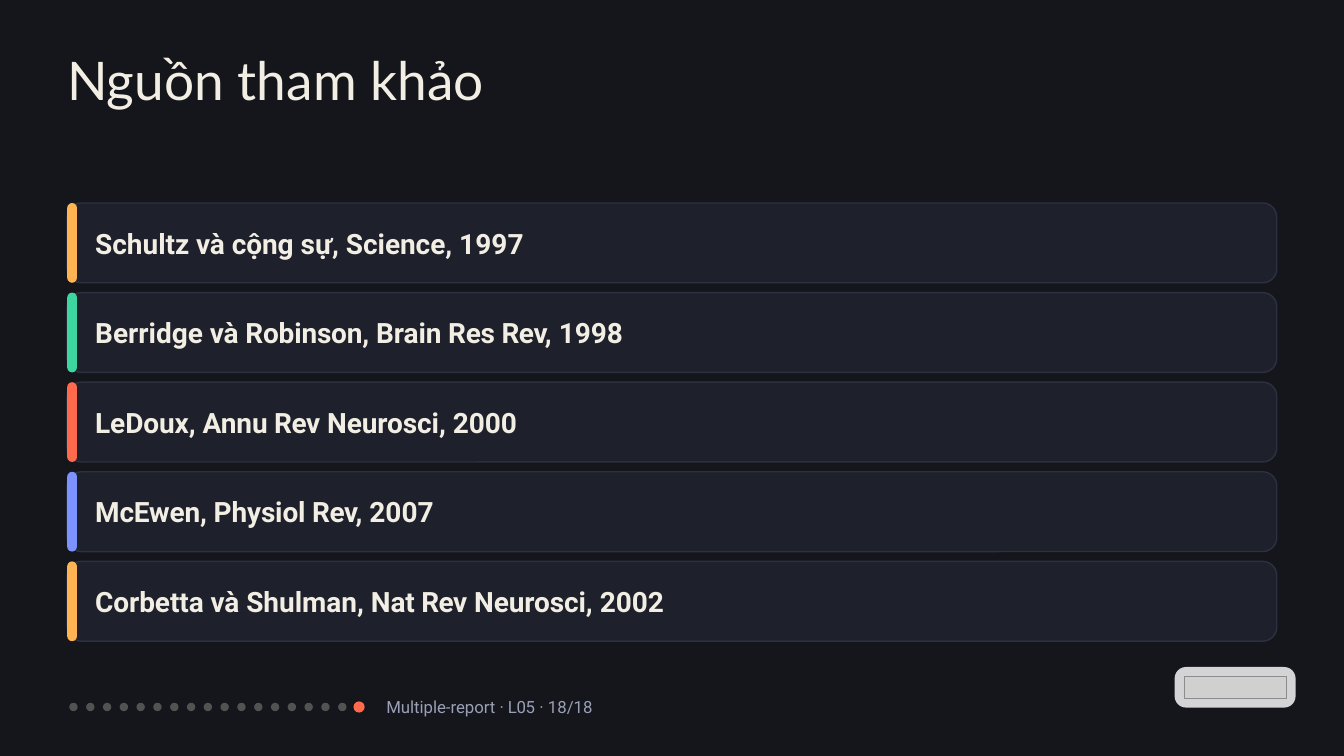
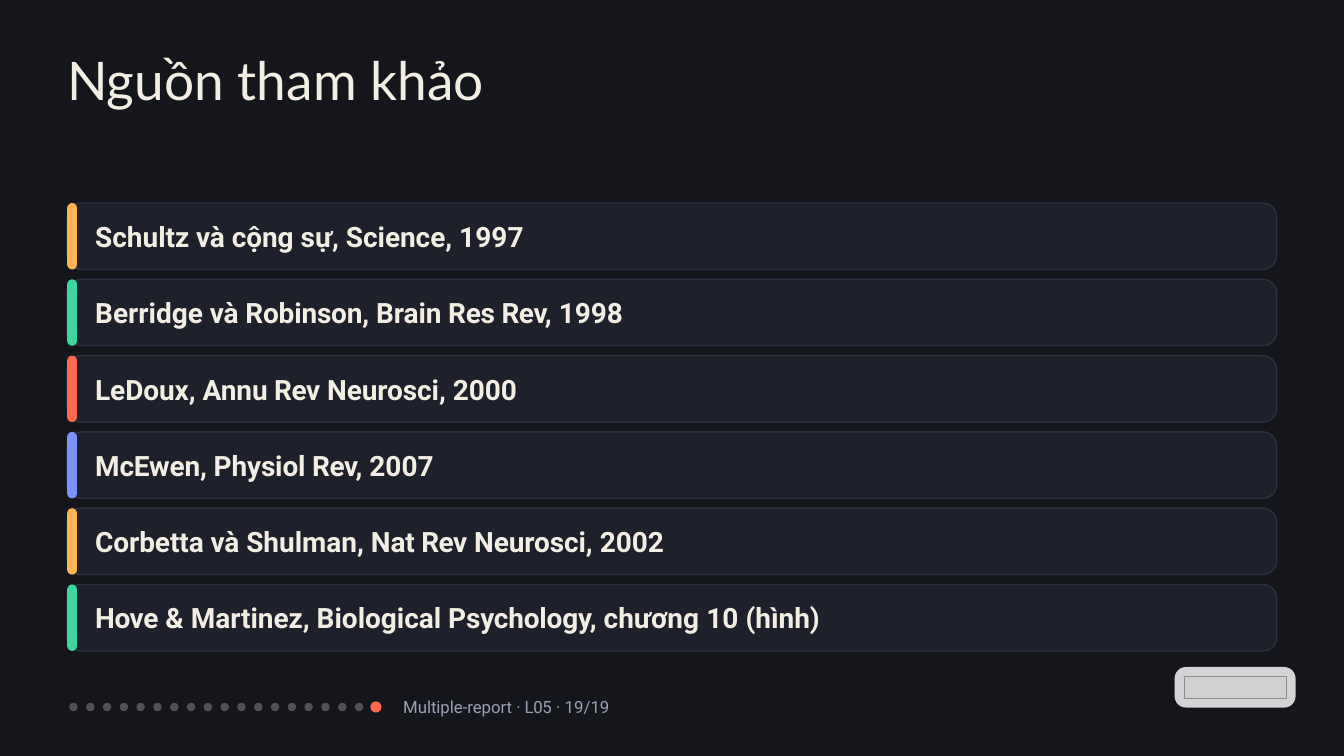
Before and after one commit to vohoailinh90/Multiple-report, a slide deck: slide 19 of lessons/L05/L05.pptx (slide 18 before the commit). Drawn at 1344x756 pixels with LibreOffice and Linux fonts; fonts in the diff are those of the drawing; grey boxes stand for pictures. Boxes give left, top, right and bottom in pixels: in the first picture for what was removed or moved away, otherwise in the second. Text is boxed around its words. In the diff, an @@ line names an element or a change of style, - is before the commit and + after.

```diff
--- a/lessons/L05/L05.pptx
+++ b/lessons/L05/L05.pptx
@@ rounded rectangle resized from (x1=67, y1=203, x2=1277, y2=283) to (x1=67, y1=203, x2=1277, y2=269) @@
@@ rounded rectangle resized from (x1=67, y1=203, x2=77, y2=283) to (x1=67, y1=203, x2=77, y2=269) @@
@@ text "Schultz và cộng sự, Science, ..." moved from (x1=95, y1=233, x2=523, y2=260) to (x1=95, y1=226, x2=523, y2=253) @@
@@ rounded rectangle resized from (x1=67, y1=292, x2=1277, y2=372) to (x1=67, y1=280, x2=1277, y2=346) @@
@@ rounded rectangle resized from (x1=67, y1=292, x2=77, y2=372) to (x1=67, y1=280, x2=77, y2=346) @@
@@ text "Berridge và Robinson, Brain Res ..." moved from (x1=95, y1=322, x2=623, y2=349) to (x1=95, y1=302, x2=623, y2=329) @@
@@ proportions changed in 5 elements at (x1=67, y1=203, x2=1277, y2=269), (x1=67, y1=585, x2=1277, y2=651), (x1=67, y1=280, x2=1277, y2=346), (x1=67, y1=508, x2=1277, y2=575), (x1=67, y1=355, x2=1277, y2=422) @@
@@ rounded rectangle resized from (x1=67, y1=382, x2=1277, y2=462) to (x1=67, y1=355, x2=1277, y2=422) @@
@@ rounded rectangle resized from (x1=67, y1=382, x2=77, y2=462) to (x1=67, y1=355, x2=77, y2=422) @@
@@ text "LeDoux, Annu Rev Neurosci, 2000" moved from (x1=95, y1=412, x2=517, y2=438) to (x1=95, y1=379, x2=517, y2=405) @@
@@ rounded rectangle resized from (x1=67, y1=472, x2=77, y2=552) to (x1=67, y1=432, x2=77, y2=499) @@
@@ rounded rectangle added at (x1=67, y1=432, x2=1277, y2=499), fill #1E212B, outline #2C3040 1.5 pt @@
@@ text "McEwen, Physiol Rev, 2007" moved from (x1=95, y1=501, x2=433, y2=528) to (x1=95, y1=455, x2=433, y2=482) @@
@@ rounded rectangle resized from (x1=67, y1=472, x2=1277, y2=552) to (x1=67, y1=508, x2=1277, y2=575) @@
@@ rounded rectangle resized from (x1=67, y1=561, x2=77, y2=641) to (x1=67, y1=508, x2=77, y2=575) @@
@@ text "Corbetta và Shulman, Nat Rev ..." moved from (x1=95, y1=591, x2=664, y2=617) to (x1=95, y1=531, x2=664, y2=557) @@
@@ rounded rectangle resized from (x1=67, y1=561, x2=1277, y2=641) to (x1=67, y1=585, x2=1277, y2=651) @@
@@ rounded rectangle added at (x1=67, y1=585, x2=77, y2=651), fill #3DD6A0 @@
@@ text added at (x1=95, y1=606, x2=820, y2=634), 30 pt, text #F3EEE3, bold @@
+Hove & Martinez, Biological Psychology, chương 10 (hình)
@@ ellipse added at (x1=355, y1=703, x2=363, y2=711), fill #F3EEE3 at 28% opacity @@
@@ ellipse moved from (x1=353, y1=702, x2=365, y2=713) to (x1=370, y1=702, x2=382, y2=713) @@
@@ text at (x1=403, y1=700, x2=610, y2=717): text changed @@
-Multiple-report · L05 · 18/18
+Multiple-report · L05 · 19/19
```
Also in this commit, not shown: 16 other slides changed, 1 slide added, 43 other files.
